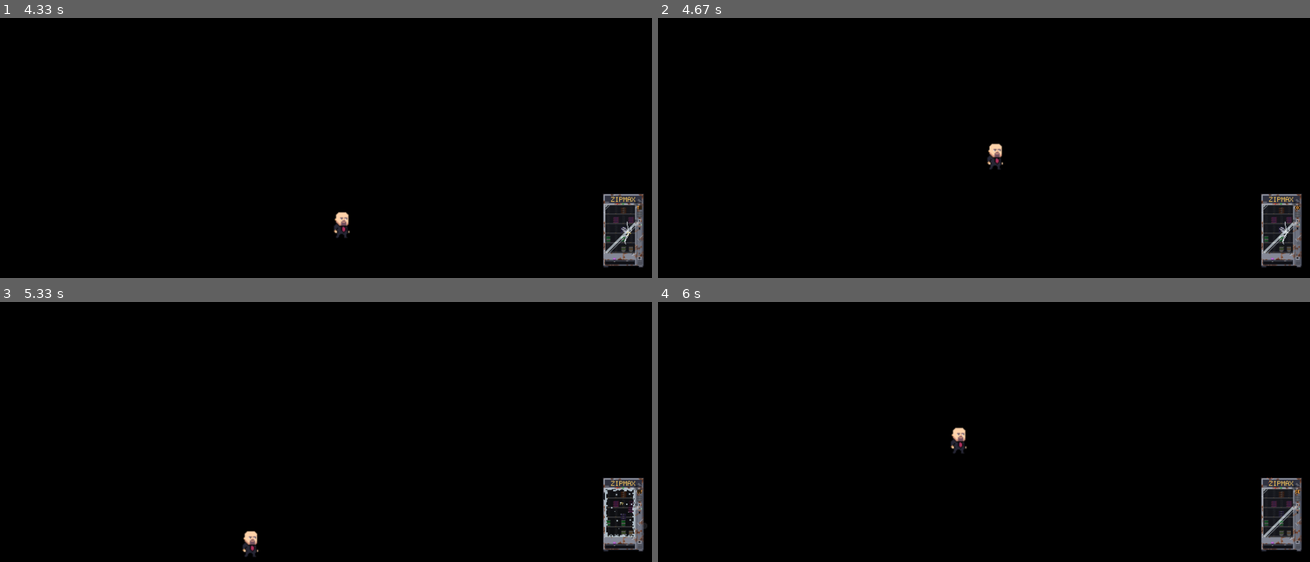
Above: before the commit, frames 1-4 (two rows, left to right).
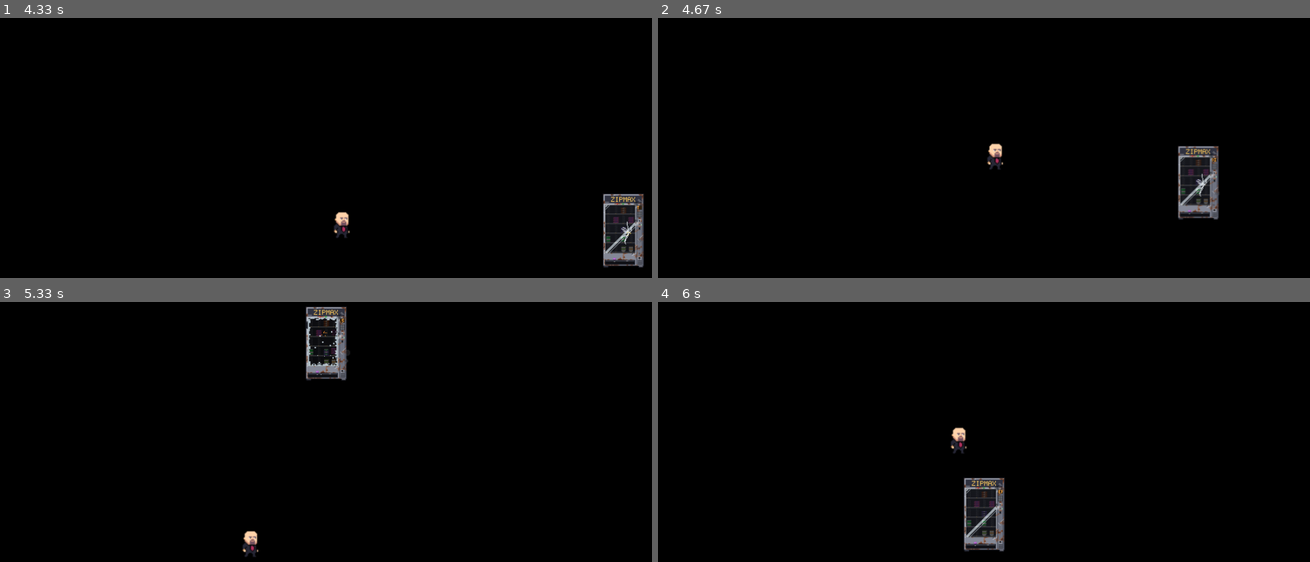
Above: after the commit, the same moments.

Repository: polgonzalez05/luathon-MasAitorGonzalezPolGarciaEnricMorerresJordiDoneuxGillesDelohenLuc
Game: LÖVE game, started from main.lua
Same seed, same stepped clock (60 frames per second), same inputs: the game is played once before the commit and once after it.
Inputs:
- Up to frame 1 (4.33 s): hold D 0.33-0.8 s; hold D 0.83-1.3 s; tap Space at 0.9, 1.2, 1.4, 1.7, 1.97, 2.27, 2.4, 2.7, 3.07, 3.37, 3.57, 3.87, 4.07 s; hold A 1.33-1.87 s; hold A 1.9-2.3 s; hold D 2.33-2.97 s; hold A 3-3.47 s; hold D 3.5-3.97 s; hold D from 4 s (still down)
- Up to frame 2 (4.67 s): tap Space at 4.37, 4.57 s; release D at 4.47 s; hold A from 4.5 s (still down)
- Up to frame 3 (5.33 s): tap Space at 4.87, 5.13 s; release A at 5.03 s; hold A from 5.07 s (still down)
- Up to frame 4 (6 s): tap Space at 5.43, 5.57, 5.87 s; release A at 5.47 s; hold D from 5.5 s (still down)

Frame 1 is identical in both runs. In frame 2, 3.5% of the frame differs, in the area x 79-99%, y 49-96%; in frame 3, 2.8%; in frame 4, 3.5%.

Commit message:
boss

Diff:
--- a/main.lua
+++ b/main.lua
@@ -7,9 +7,13 @@
 actorList = {}
 
 function love.load()
+
+  proyectiles = {}
+
   local character = Character()
+  local vendingMachine = VendingMachine(character)
+
   table.insert(actorList, character)
-  local vendingMachine = VendingMachine(character)
   table.insert(actorList, vendingMachine)
 
 end
@@ -17,6 +21,10 @@
 function love.update(dt)
   for _, actor in ipairs(actorList) do
     actor:update(dt)
+  end
+
+  for _, proyectil in ipairs(proyectiles) do
+    proyectil:update(dt)
   end
 
   if (love.keyboard.isDown("escape")) then
@@ -28,4 +36,8 @@
   for _, actor in ipairs(actorList) do
     actor:draw()
   end
+
+  for _, proyectil in ipairs(proyectiles) do
+    proyectil:draw()
+  end
 end
--- a/src/proyectil.lua
+++ b/src/proyectil.lua
@@ -1,20 +1,34 @@
-local Object = Object or require "lib/classic"
+local AnimatedActor = AnimatedActor or require "lib/actor"
 local Vector = Vector or require "lib/vector"
 
-local Proyectil = Object:extend()
+local Proyectil = AnimatedActor:extend()
 
 function Proyectil:new(x, y, targetX, targetY)
     self.position = Vector(x,y)
 
-    local dir = Vector(targetX-x, targetY-y)
-    self.forward = dir:normalized()
-    self.speed = 400
+    local n = love.math.random(1, 3)
+
+    Proyectil.super.new(self, "src/textures/bolsa/bolsa" .. n .. ".png", x, y, 1, 0, 0, 1, 1)
+
+    self.scale = Vector(0.07, 0.07)
+    local dx = targetX - x
+
+    self.speedX = dx * 0.8
+    self.speedY = -500
+    self.gravity = 900
     self.radius = 15
 
 end
 
-function Proyetil:draw()
-    love.graphics.circle("fill", self.position.x, self.position.y, self.radius)
+function Proyectil:update(dt)
+    self.speedY = self.speedY + self.gravity * dt
+
+    self.position.x = self.position.x + self.speedX * dt
+    self.position.y = self.position.y + self.speedY * dt
+end
+
+function Proyectil:draw()
+    love.graphics.draw(self.image, self.position.x, self.position.y, self.rot,self.scale.x, self.scale.y, self.origin.x, self.origin.y)
 end
 
 return Proyectil
--- a/src/vendingMachine.lua
+++ b/src/vendingMachine.lua
@@ -1,13 +1,14 @@
 local AnimatedActor = AnimatedActor or require "lib/animatedActor"
 local Vector = Vector or require "lib/vector"
 local StateMachine = StateMachine or require "lib/FSM/StateMachine"
---local Proyectil = Proyectil or require "src/proyectil"
+local Proyectil = Proyectil or require "src/proyectil"
 
 local VendingMachine = AnimatedActor:extend()
 
 function VendingMachine:new(character)
   VendingMachine.super.new(self, "src/textures/vendingMachineSpritesheet.png", 200, 250, 8, 0, 0, 24, 12)
 
+  self.character = character
 
   self.espera = love.math.random(30, 200) / 100
 
@@ -25,6 +26,18 @@
   self.esperaP = 0.6
   self.tiempoP = 0
 
+  self.sueloY = self.position.y
+  self.faseAereo = ""
+
+  self.alturaAerea = 250
+  self.velocidadVuelo = 700
+  self.velocidadCaida = 1400
+  self.esperaAereo = 0.5
+  self.tiempoAereo = 0
+  self.rangoAereo = 80
+  self.objetivoX = 0
+  self.objetivoY = 0
+
   self.ataques = {
     "aereal",
     "throw",
@@ -86,7 +99,6 @@
     end,
 
     exit = function()
-        self:terminarAtaque()
     end,
 
     from = {"moving", "idle", "aereal", "throw", "barrido"},
@@ -102,7 +114,6 @@
     end,
 
     exit = function()
-        self:terminarAtaque()
     end,
 
     from = {"moving", "idle", "aereal", "throw", "barrido"},
@@ -207,8 +218,40 @@
         end
 
       end
+    elseif (estado == "aereal") then
+      if (self.faseAereo == "volar") then
+        local dx = self.objetivoX - self.position.x
+        local dy = self.objetivoY - self.position.y
+        local dist = math.sqrt(dx * dx + dy * dy)
+        local paso = self.velocidadVuelo * dt
+
+        if (dist <= paso) then
+          self.position.x = self.objetivoX
+          self.position.y = self.objetivoY
+          self.tiempoAereo = self.esperaAereo
+          self.faseAereo = "esperar"
+        else
+          self.position.x = self.position.x + dx / dist * paso
+          self.position.y = self.position.y + dy / dist * paso
+        end
+
+      elseif (self.faseAereo == "esperar") then
+        self.tiempoAereo = self.tiempoAereo - dt
+
+        if (self.tiempoAereo <= 0) then
+          self.faseAereo = "caer"
+        end
+      elseif (self.faseAereo == "caer") then
+        self.position.y = self.position.y + self.velocidadCaida * dt
+
+        if (self.position.y >= self.sueloY) then
+          self.position.y = self.sueloY
+          self:terminarAtaque()
+        end
+      end
     end
   end
+
 
   bossState:tick(dt)
 
@@ -241,18 +284,46 @@
   self.speed = 0
   self.rot = 0
   self.faseBarrido = ""
+  self.faseAereo = ""
   self.ataqueTerminado = true
 end
 
 function VendingMachine:aerealAttack()
     print("esta haciendo un ataque aereo")
-    self:terminarAtaque()
-end
+
+    self.speed = 0
+    self.rot = 0
+    self.objetivoY = math.max(0, self.sueloY - self.alturaAerea)
+    self:elegirObjetivoAereo()
+    self.faseAereo = "volar"
+end
+
+function VendingMachine:elegirObjetivoAereo()
+  local ancho = love.graphics.getWidth()
+  local c = self.character
+
+  local centroJugador = c.position.x + c.width * c.scale.x / 2
+  local offset = love.math.random(-self.rangoAereo, self.rangoAereo)
+
+  local x = centroJugador + offset - self.width / 2
+  self.objetivoX = math.max(0, math.min(ancho - self.width, x))
+
+end
+
 
 function VendingMachine:throwAttack()
 
-    print("Esta haciendo el ataque de lanzamiento")
-self:terminarAtaque()
+  local x = self.position.x + self.width / 2
+  local y = self.position.y + self.height / 2
+
+  local targetX = self.character.position.x + self.character.width * self.character.scale.x / 2
+  local targetY = self.character.position.y + self.character.height * self.character.scale.y / 2
+
+
+  local proyectil = Proyectil(x, y, targetX, targetY)
+
+  table.insert(proyectiles, proyectil)
+  self:terminarAtaque()
 end
 
 
Binary file added: src/textures/bolsa/bolsa1.png
Binary file added: src/textures/bolsa/bolsa2.png
Binary file added: src/textures/bolsa/bolsa3.png
